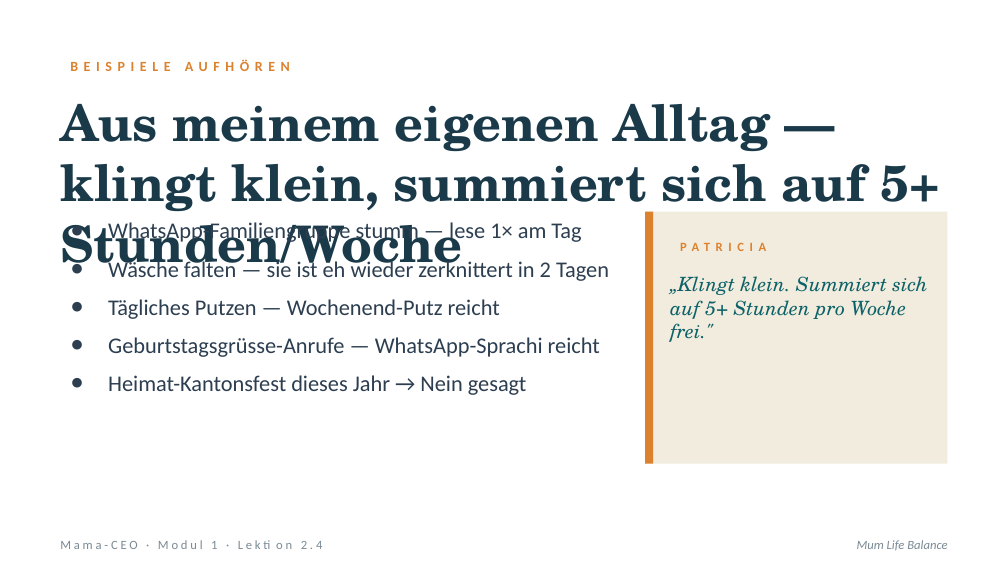
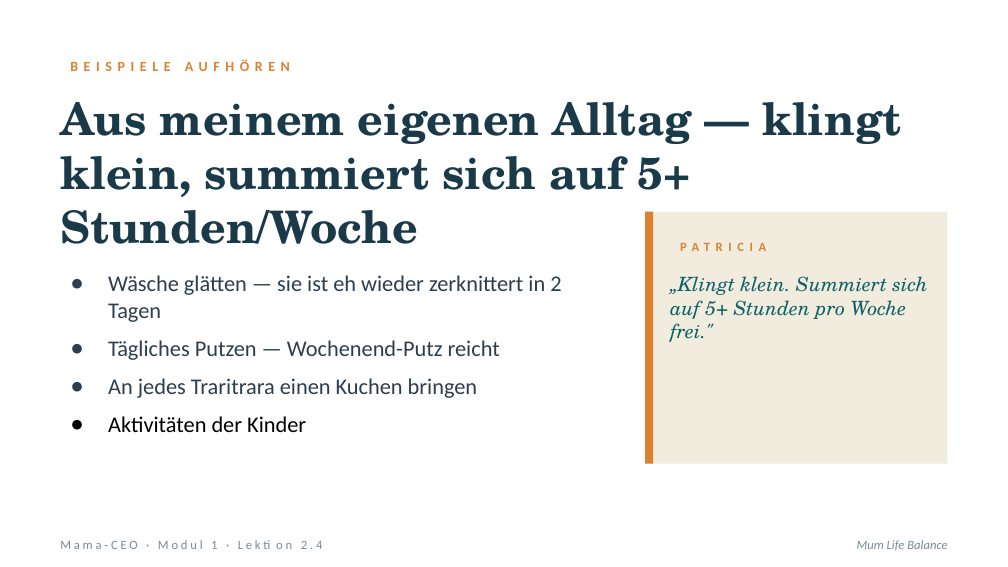
Before and after one commit to pnulmann-hue/mumlifebalance-workspace, a slide deck: slide 4 of outputs/produkte/mama-ceo/03-praesentationen/saeule-2/04-lektion-2-4.pptx. Drawn at 1008x567 pixels with LibreOffice and Linux fonts; fonts in the diff are those of the drawing. Boxes give left, top, right and bottom in pixels: in the first picture for what was removed or moved away, otherwise in the second. Text is boxed around its words. In the diff, an @@ line names an element or a change of style, - is before the commit and + after.

```diff
--- a/outputs/produkte/mama-ceo/03-praesentationen/saeule-2/04-lektion-2-4.pptx
+++ b/outputs/produkte/mama-ceo/03-praesentationen/saeule-2/04-lektion-2-4.pptx
@@ text "Aus meinem eigenen Alltag — ..." at (x1=60, y1=102, x2=901, y2=244): size 36 to 32 pt @@
@@ text "Wäsche glätten — sie ist ..." moved from (x1=108, y1=222, x2=609, y2=395) to (x1=108, y1=275, x2=561, y2=432) @@
@@ text at (x1=108, y1=275, x2=561, y2=322): text changed @@
-● WhatsApp-Familiengruppe stumm — lese 1× am Tag
-● Wäsche falten — sie ist eh wieder zerknittert in 2 Tagen
+● Wäsche glätten — sie ist eh wieder zerknittert in 2 Tagen
@@ text at (x1=108, y1=378, x2=478, y2=432): text changed @@
-● Geburtstagsgrüsse-Anrufe — WhatsApp-Sprachi reicht
-● Heimat-Kantonsfest dieses Jahr → Nein gesagt
+● An jedes Traritrara einen Kuchen bringen
+● Aktivitäten der Kinder
```
Also in this commit, not shown: 7 other slides changed, 32 other files.
